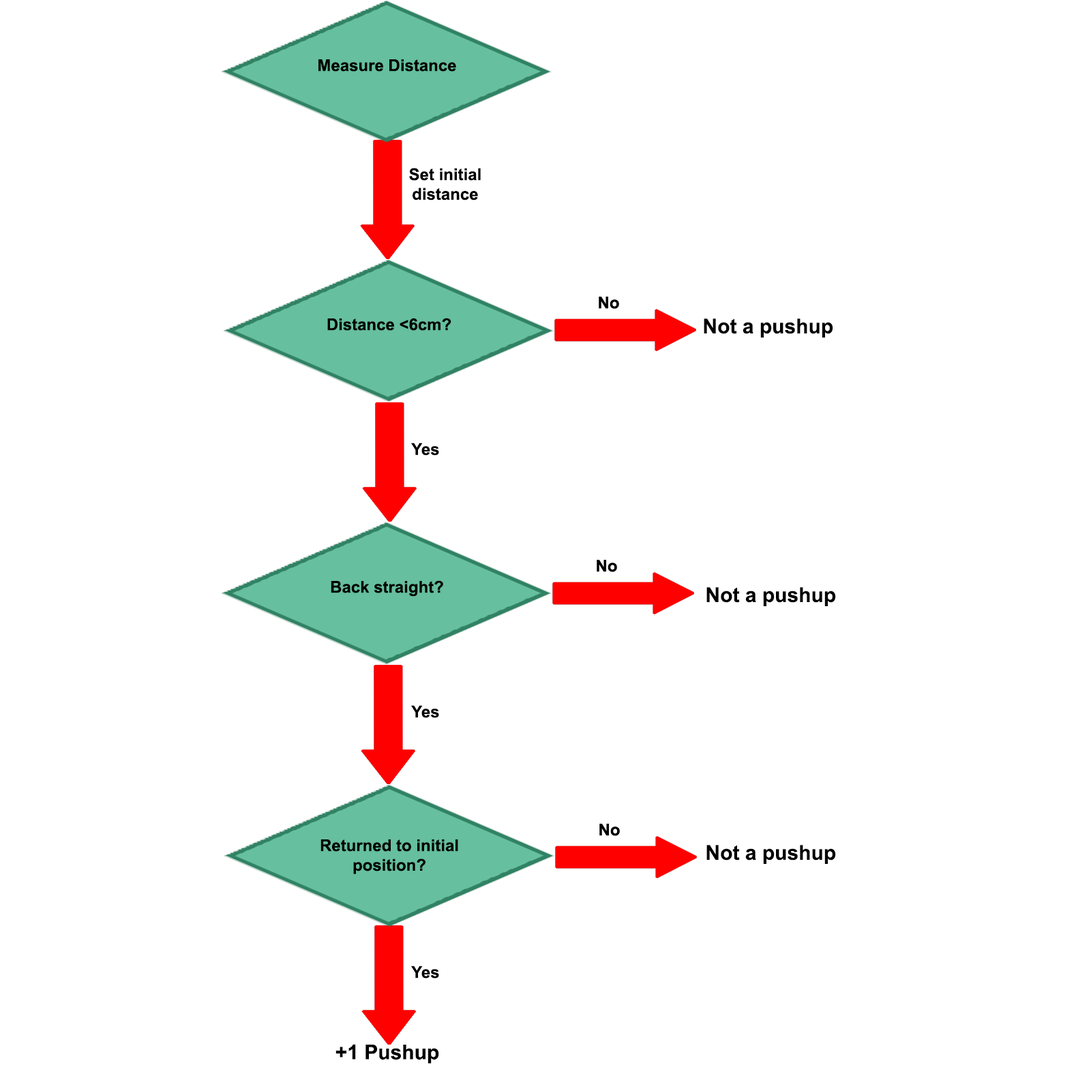
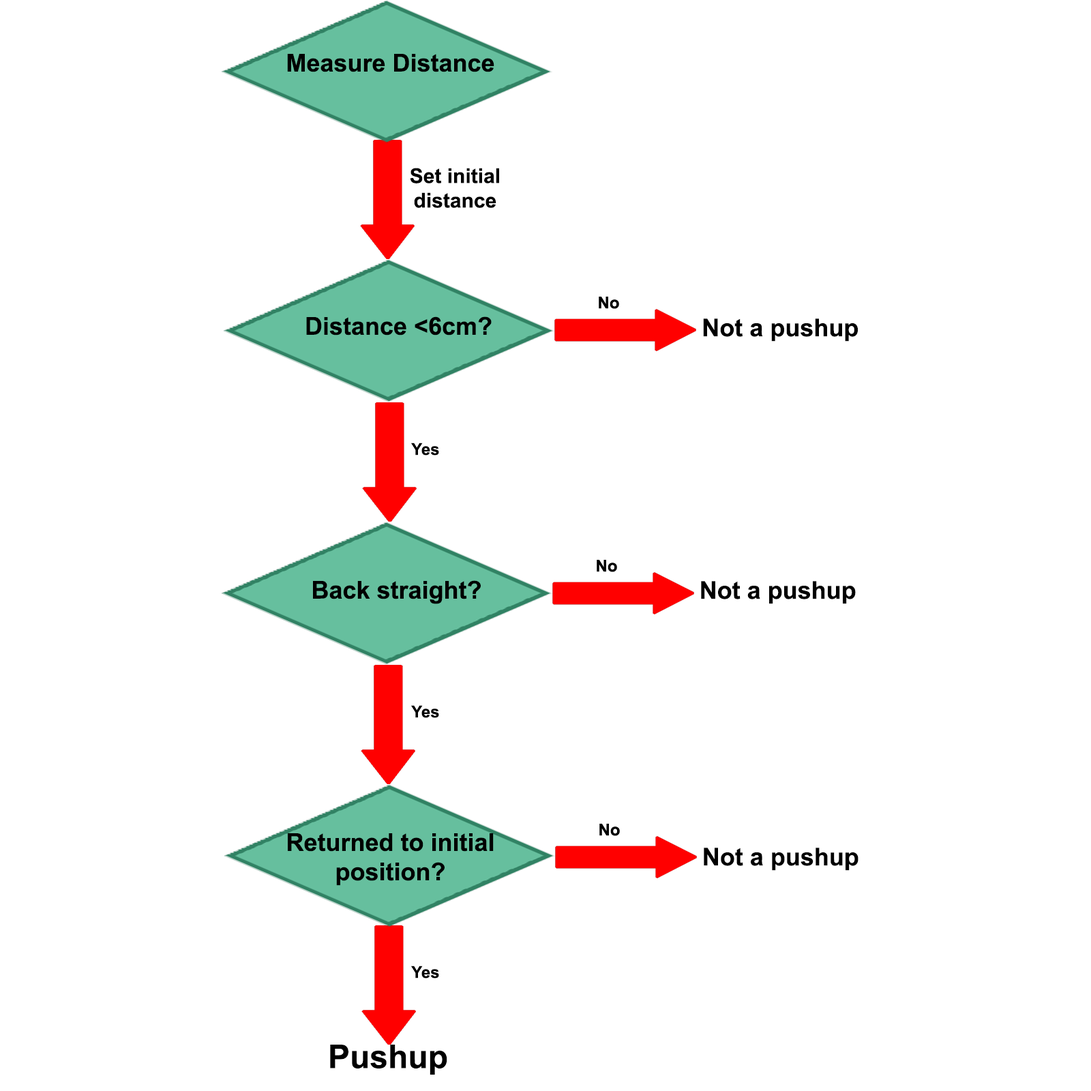
Layered file, before and after one edit (w=1091, h=1091). Changes by layer:
renamed "+1 Pushup" to "Pushup", painted on it over [330, 1044, 448, 1076]
painted on "Returned to initial position?" over [287, 833, 494, 887]
renamed "Not a pushup copy 2" to "Not a pushup", painted on it over [704, 845, 859, 872]
painted on "Back straight?" over [313, 580, 481, 605]
renamed "Not a pushup copy" to "Not a pushup", painted on it over [701, 581, 857, 607]
painted on "Distance <6cm?" over [306, 316, 492, 336]
painted on "Not a pushup" (3rd of 3) over [703, 318, 859, 342]
painted on "Measure Distance" over [287, 53, 495, 73]
painted on "Set initial distance" over [409, 167, 500, 209]
